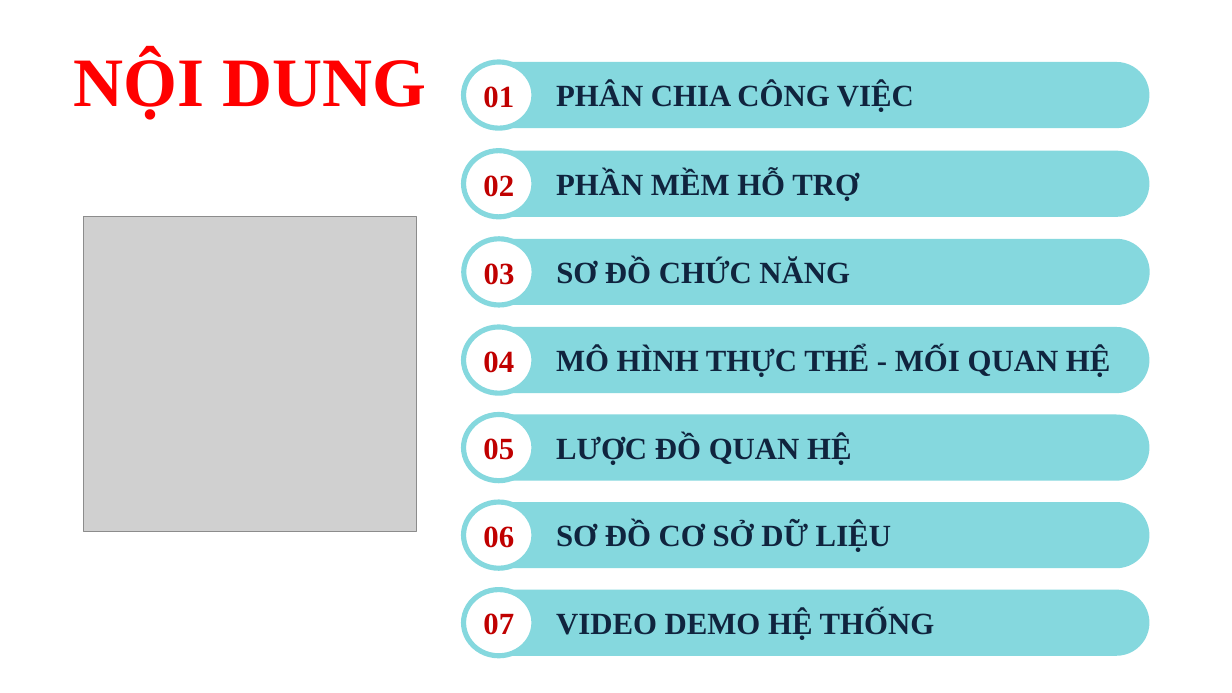
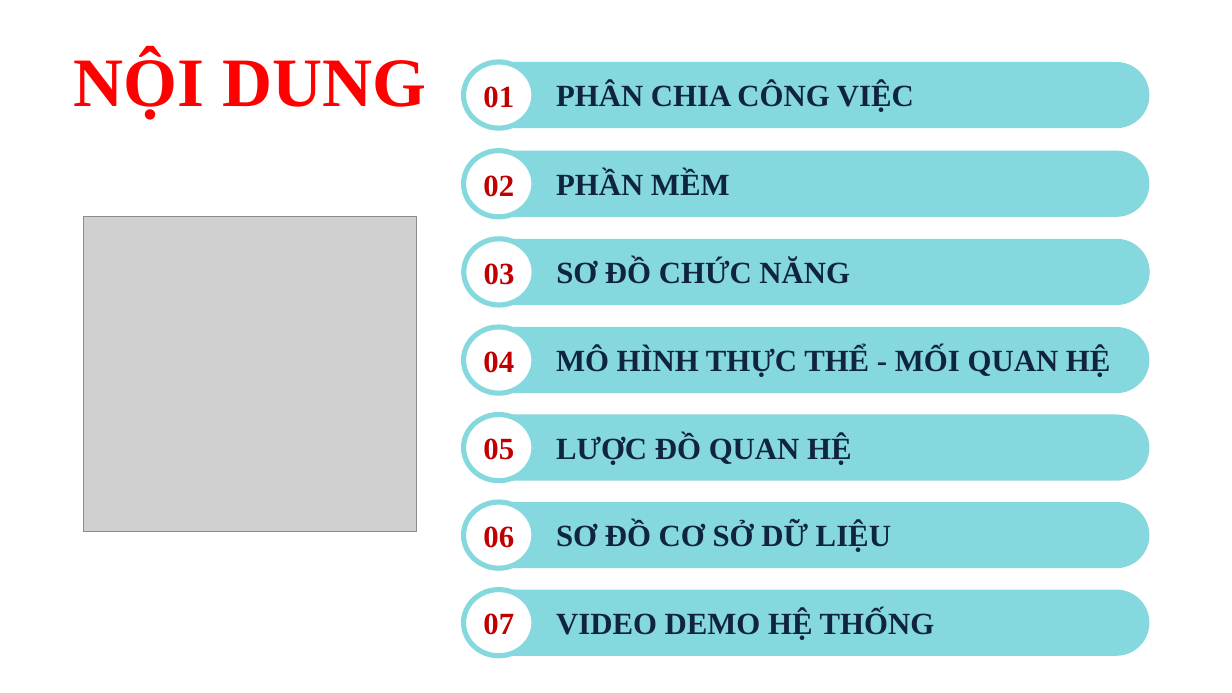
Before and after one commit to QuyenNha/TTNT45K_Ha_03, a slide deck: slide 2 of Slide thuyết trình - CoPC.pptx. Drawn at 1232x693 pixels with LibreOffice and Linux fonts; fonts in the diff are those of the drawing; grey boxes stand for pictures. Boxes give left, top, right and bottom in pixels: in the first picture for what was removed or moved away, otherwise in the second. Text is boxed around its words. In the diff, an @@ line names an element or a change of style, - is before the commit and + after.

```diff
--- a/Slide thuyết trình - CoPC.pptx
+++ b/Slide thuyết trình - CoPC.pptx
@@ text at [556, 171, 730, 195]: text changed @@
-PHẦN MỀM HỖ TRỢ
+PHẦN MỀM
```
Also in this commit, not shown: 1 other slide changed, 1 other file.
